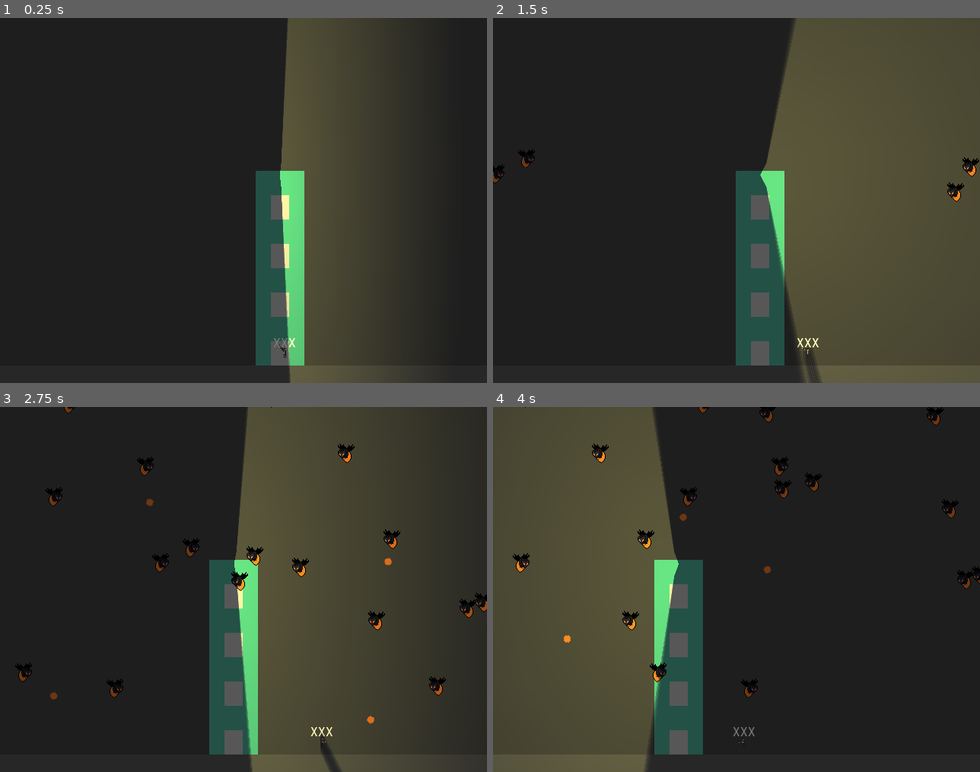
Above: before the commit, frames 1-4 (two rows, left to right).
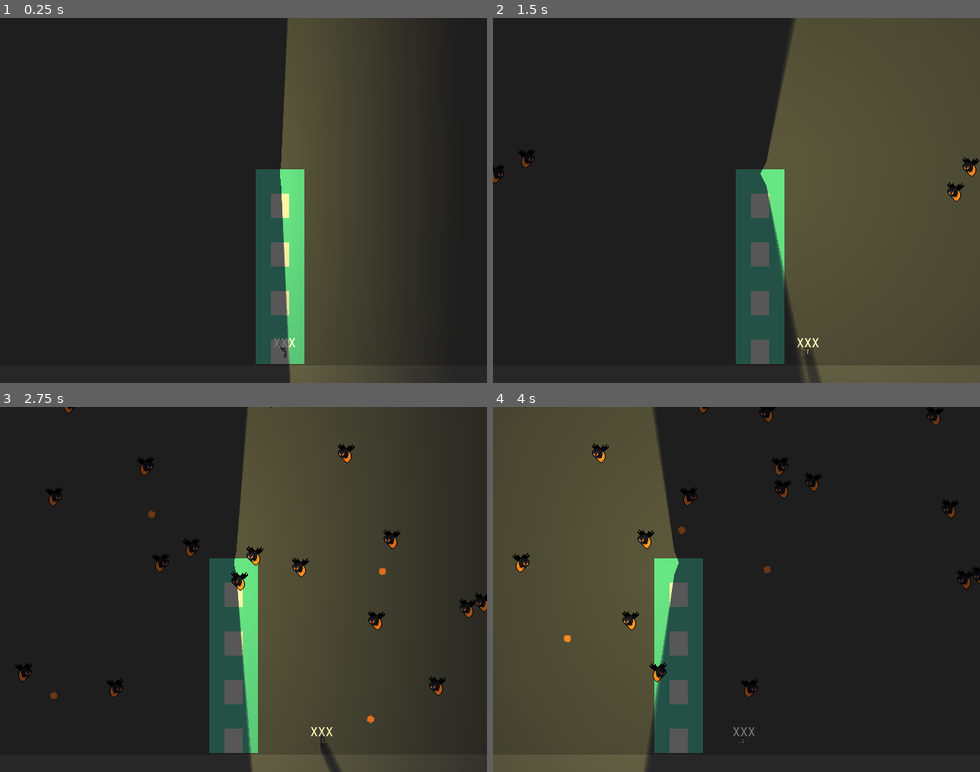
Above: after the commit, the same moments.

Repository: ZeeHatcher/Lighthouse
Game: Godot game, scene res://levels/TestLab.tscn
Same seed, same stepped clock (60 frames per second), same inputs: the game is played once before the commit and once after it.
Inputs (mouse positions are in pixels of both pictures, inside the frame that each line leads up to):
- Up to frame 1 (0.25 s): no input
- Up to frame 2 (1.5 s): move the mouse to (843, 182) at 0.52 s; hold D (move_right) 0.53-1.28 s; click (843, 182) at 0.6 s; move the mouse to (639, 218) at 1.27 s; hold S (move_down) from 1.28 s (still down); click (639, 218) at 1.35 s
- Up to frame 3 (2.75 s): move the mouse to (292, 509) at 2.02 s; release S (move_down) at 2.03 s; hold D (move_right) from 2.03 s (still down); click (292, 509) at 2.1 s
- Up to frame 4 (4 s): move the mouse to (712, 662) at 2.77 s; release D (move_right) at 2.78 s; hold W (move_up) 2.78-3.53 s; click (712, 662) at 2.85 s; move the mouse to (882, 644) at 3.52 s; hold A (move_left) from 3.53 s (still down); click (882, 644) at 3.6 s

The runs differ from the first frame. In frame 1, 0.2% of the frame differs, in the area x 52-63%, y 39-96%; in frame 2, 0.2%; in frame 3, 0.3%, in the area x 10-81%, y 25-96%; in frame 4, 0.3%.

Commit message:
Added quit game on escape key

Diff:
--- a/levels/TestLab.gd
+++ b/levels/TestLab.gd
@@ -17,5 +17,7 @@
 	var enemy = get_tree().get_nodes_in_group("enemies").size();
 	if  enemy != null:
 		enemy_text = enemy
+	if Input.is_action_just_pressed("ui_cancel"):
+		get_tree().quit()
 
 	OS.set_window_title(title + " | fps: " + str(Engine.get_frames_per_second()) + " | Mob count: " + str(enemy_text))
--- a/levels/TestLab.tscn
+++ b/levels/TestLab.tscn
@@ -7,7 +7,6 @@
 [ext_resource path="res://levels/Camera2D.gd" type="Script" id=7]
 [ext_resource path="res://fonts/JetBrainsMono-Regular.ttf" type="DynamicFontData" id=8]
 [ext_resource path="res://assets/audio/stairs.wav" type="AudioStream" id=9]
-[ext_resource path="res://assets/audio/bg.wav" type="AudioStream" id=10]
 [ext_resource path="res://entities/Lighthouse/Lighthouse.tscn" type="PackedScene" id=11]
 
 [sub_resource type="RectangleShape2D" id=1]
@@ -24,9 +23,6 @@
 [node name="stair" type="AudioStreamPlayer2D" parent="."]
 position = Vector2( 516.065, 551.486 )
 stream = ExtResource( 9 )
-
-[node name="AudioStreamPlayer2D" type="AudioStreamPlayer2D" parent="."]
-stream = ExtResource( 10 )
 
 [node name="Background" type="ColorRect" parent="."]
 margin_left = -1317.0
@@ -68,7 +64,7 @@
 position = Vector2( 0, 40 )
 
 [node name="Lighthouse" parent="." instance=ExtResource( 11 )]
-position = Vector2( 509.482, 568 )
+position = Vector2( 509.482, 566.242 )
 
 [node name="Player" parent="." instance=ExtResource( 1 )]
 position = Vector2( 516.065, 551.486 )
--- a/project.godot
+++ b/project.godot
@@ -76,16 +76,6 @@
 "events": [ Object(InputEventKey,"resource_local_to_scene":false,"resource_name":"","device":0,"alt":false,"shift":false,"control":false,"meta":false,"command":false,"pressed":false,"scancode":32,"unicode":0,"echo":false,"script":null)
  ]
 }
-pad_move_down={
-"deadzone": 0.5,
-"events": [ Object(InputEventJoypadButton,"resource_local_to_scene":false,"resource_name":"","device":0,"button_index":13,"pressure":0.0,"pressed":false,"script":null)
- ]
-}
-joy_move={
-"deadzone": 0.5,
-"events": [ Object(InputEventJoypadMotion,"resource_local_to_scene":false,"resource_name":"","device":0,"axis":0,"axis_value":-1.0,"script":null)
- ]
-}
 
 [layer_names]
 
Not shown: 1 places in levels/TestLab.tscn that only renumber resources
